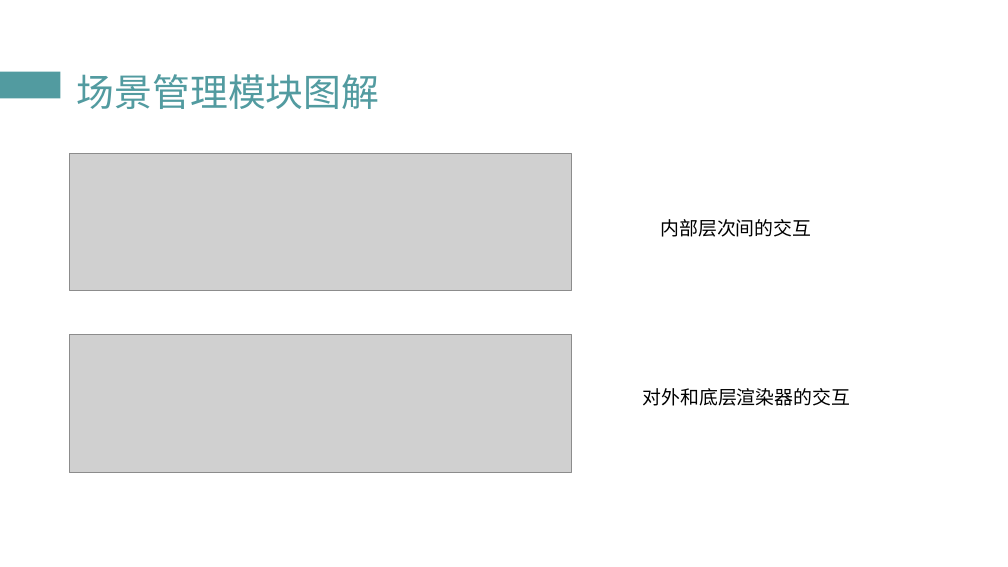
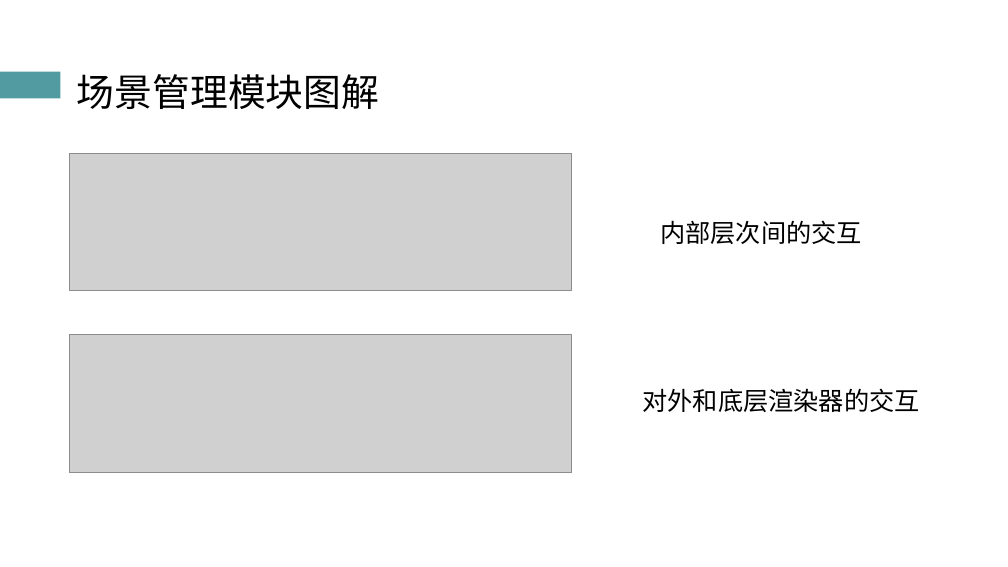
Before and after one commit to atom-chen/Main, a slide deck: slide 11 of OpenGL/答辩PPT.pptx (slide 10 before the commit). Drawn at 1008x567 pixels with LibreOffice and Linux fonts; fonts in the diff are those of the drawing; grey boxes stand for pictures. Boxes give left, top, right and bottom in pixels: in the first picture for what was removed or moved away, otherwise in the second. Text is boxed around its words. In the diff, an @@ line names an element or a change of style, - is before the commit and + after.

```diff
--- a/OpenGL/答辩PPT.pptx
+++ b/OpenGL/答辩PPT.pptx
@@ title "场景管理模块图解" at (77, 74, 379, 109): text colour #529BA0 to #000000 @@
@@ text "内部层次间的交互" at (660, 220, 862, 244): size 18 to 24 pt @@
@@ text "对外和底层渲染器的交互" at (642, 388, 919, 412): size 18 to 24 pt @@
```
Also in this commit, not shown: 32 other slides changed, 1 slide added, 2 other files.
